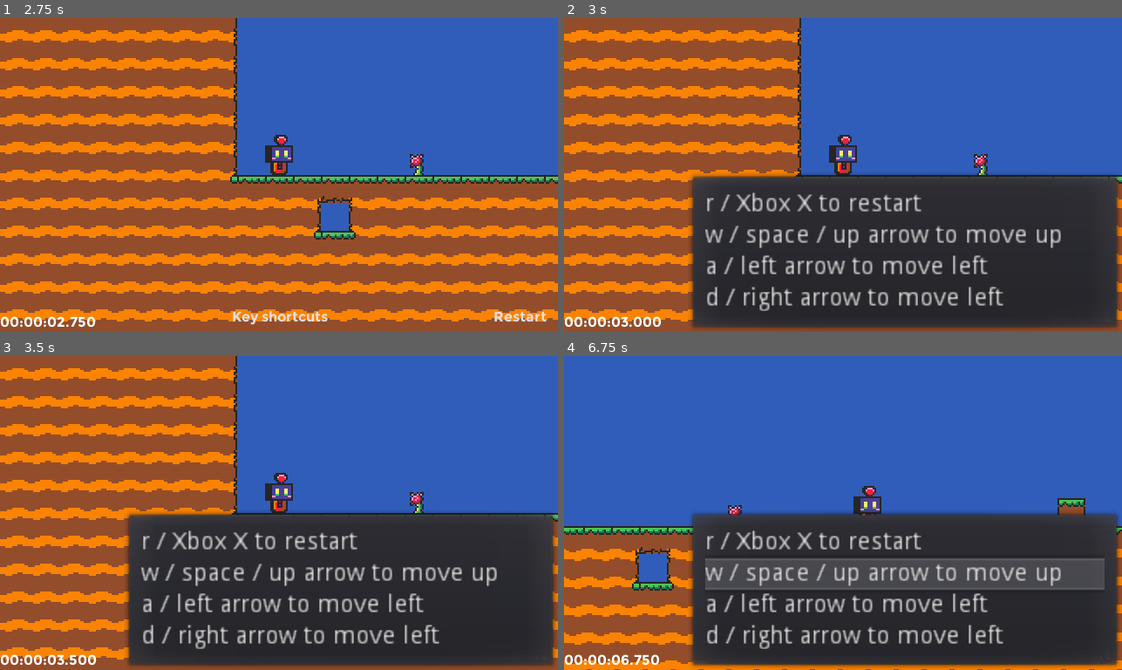
Above: before the commit, frames 1-4 (two rows, left to right).
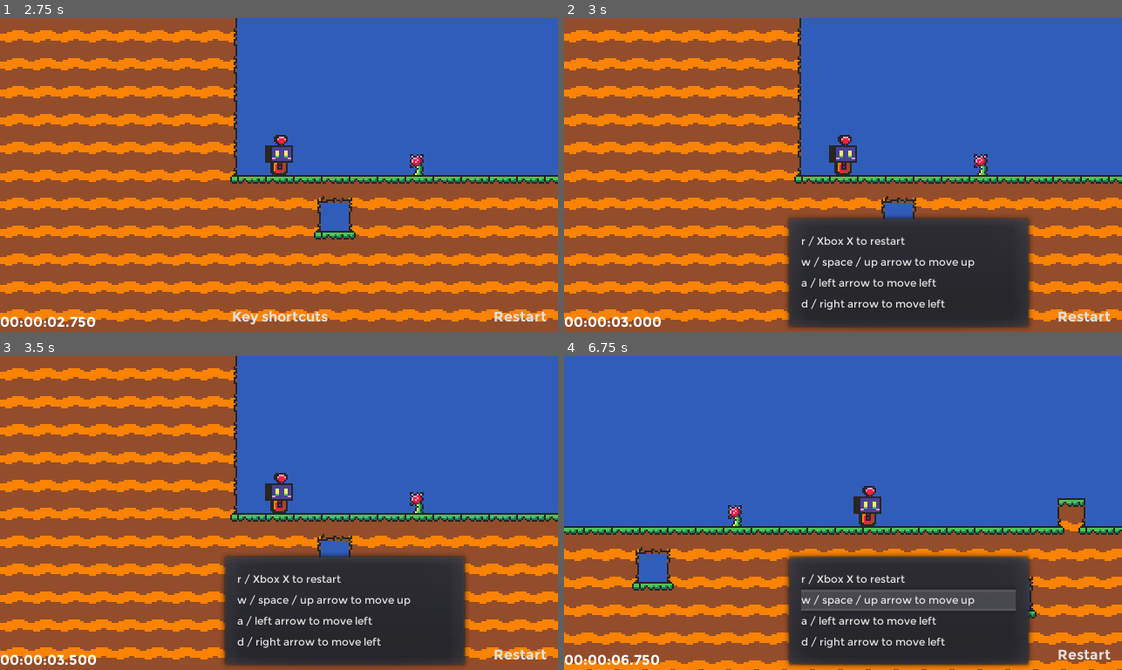
Above: after the commit, the same moments.

Repository: auroraanna/Find-Billy
Game: Godot game, scene res://levels/main.tscn
The game is run twice, just before and just after one commit, with the same random seed, the same clock (stepped at 60 frames per second) and the same inputs.
Inputs:
- Up to frame 1 (2.75 s): click "Restart" at 0.5 s; click "Restart" at 1.25 s; click "Restart" at 2 s
- Up to frame 2 (3 s): click "Key shortcuts" at 2.75 s
- Up to frame 3 (3.5 s): no input
- Up to frame 4 (6.75 s): hold Right (ui_right) 3.53-5.03 s; tap Up (ui_up) at 3.77, 4.52, 6.02 s; hold Left (ui_left) 5.03-5.78 s; hold Right (ui_right) from 5.78 s (still down)

Frame 1 is identical in both runs. In frame 2, 25% of the frame differs, in the area x 22-100%, y 49-99%; in frame 3, 25%; in frame 4, 29%, in the area x 22-100%, y 49-100%.

Commit message:
fix: fix unsharp and too big keyboard shortcuts menu option by adding a theme

Diff:
--- a/fonts/montreal/Montreal.tres
+++ b/fonts/montreal/Montreal.tres
@@ -3,6 +3,5 @@
 [ext_resource path="res://fonts/montreal/Montreal-Regular.ttf" type="DynamicFontData" id=1]
 
 [resource]
-
-size = 32
+size = 6
 font_data = ExtResource( 1 )
--- /dev/null
+++ b/themes/default.tres
@@ -0,0 +1,6 @@
+[gd_resource type="Theme" load_steps=2 format=2]
+
+[ext_resource path="res://fonts/montreal/Montreal.tres" type="DynamicFont" id=1]
+
+[resource]
+default_font = ExtResource( 1 )
--- a/ui/key_shortcuts.tscn
+++ b/ui/key_shortcuts.tscn
@@ -1,6 +1,7 @@
-[gd_scene load_steps=3 format=2]
+[gd_scene load_steps=4 format=2]
 
 [ext_resource path="res://fonts/montreal/Montreal-Bold.ttf" type="DynamicFontData" id=1]
+[ext_resource path="res://themes/default.tres" type="Theme" id=2]
 
 [sub_resource type="DynamicFont" id=5]
 size = 8
@@ -12,9 +13,7 @@
 margin_left = -69.0
 margin_bottom = 17.0
 focus_mode = 2
+theme = ExtResource( 2 )
 custom_fonts/font = SubResource( 5 )
 text = "Key shortcuts"
 items = [ "r / Xbox X to restart", null, 0, false, false, 0, 0, null, "", false, "w / space / up arrow to move up", nul …(198 unchanged characters)…
-__meta__ = {
-"_edit_use_anchors_": false
-}
--- a/ui/restart_button/default.tscn
+++ b/ui/restart_button/default.tscn
@@ -1,7 +1,8 @@
-[gd_scene load_steps=4 format=2]
+[gd_scene load_steps=5 format=2]
 
 [ext_resource path="res://fonts/montreal/Montreal-Bold.ttf" type="DynamicFontData" id=1]
 [ext_resource path="res://ui/restart_button/default.gd" type="Script" id=2]
+[ext_resource path="res://themes/default.tres" type="Theme" id=3]
 
 [sub_resource type="DynamicFont" id=1]
 size = 8
@@ -10,10 +11,8 @@
 [node name="Restart" type="Button"]
 margin_right = 43.0
 margin_bottom = 17.0
+theme = ExtResource( 3 )
 custom_fonts/font = SubResource( 1 )
 text = "Restart"
 flat = true
 script = ExtResource( 2 )
-__meta__ = {
-"_edit_use_anchors_": false
-}
--- a/ui/stopwatch/default.tscn
+++ b/ui/stopwatch/default.tscn
@@ -1,7 +1,8 @@
-[gd_scene load_steps=4 format=2]
+[gd_scene load_steps=5 format=2]
 
 [ext_resource path="res://ui/stopwatch/default.gd" type="Script" id=1]
 [ext_resource path="res://fonts/montreal/Montreal-Bold.ttf" type="DynamicFontData" id=2]
+[ext_resource path="res://themes/default.tres" type="Theme" id=3]
 
 [sub_resource type="DynamicFont" id=1]
 size = 8
@@ -10,9 +11,7 @@
 [node name="Stopwatch" type="Label"]
 margin_right = 60.0
 margin_bottom = 11.0
+theme = ExtResource( 3 )
 custom_fonts/font = SubResource( 1 )
 text = "00:00:00:000"
 script = ExtResource( 1 )
-__meta__ = {
-"_edit_use_anchors_": false
-}
